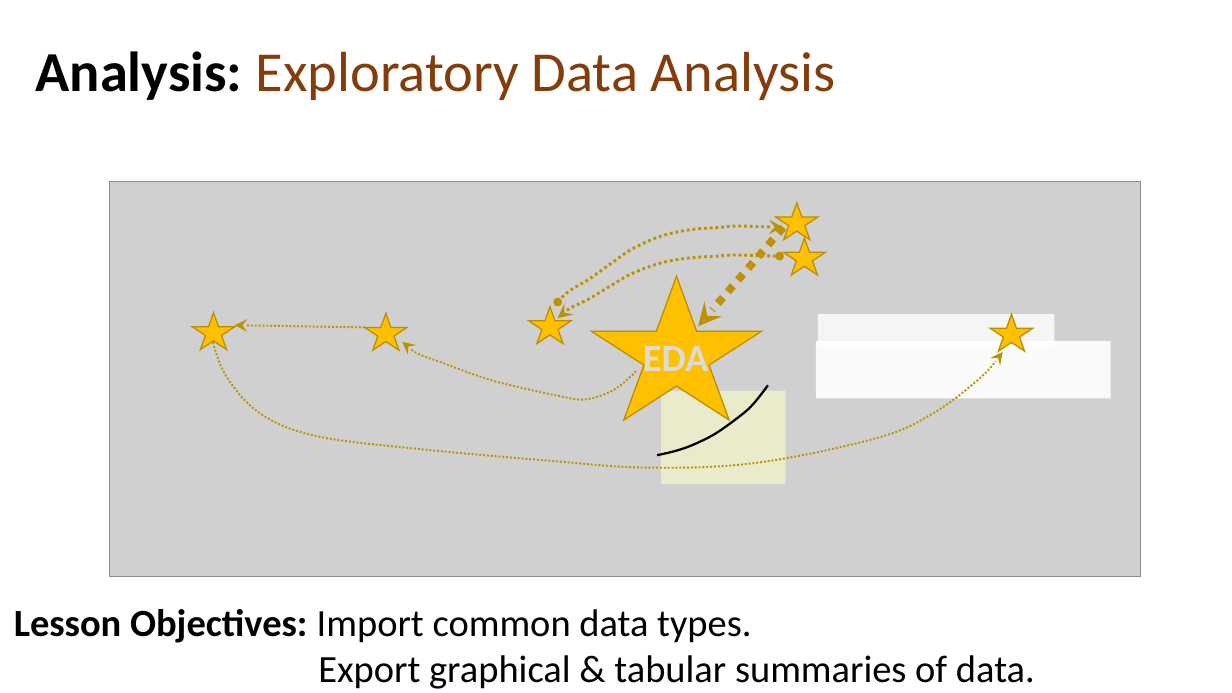
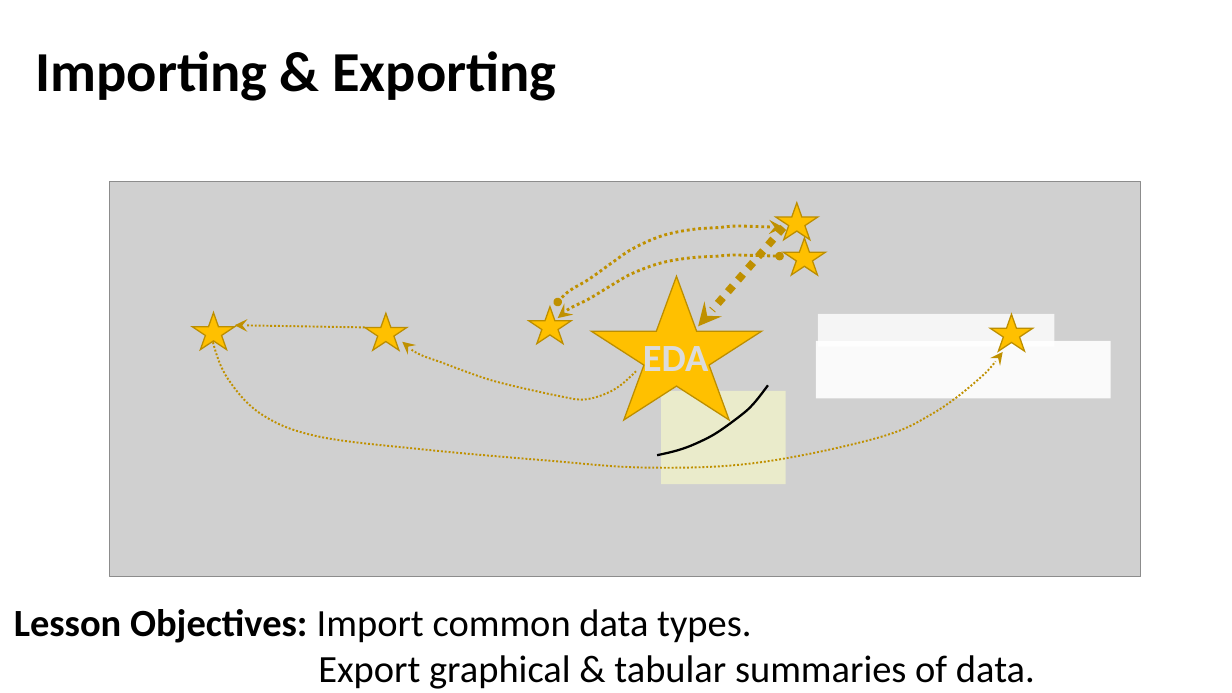
Before and after one commit to trinker/intro_to_data_science, a slide deck: slide 1 of slides/10_r_import_export_data_plots.pptx. Drawn at 1232x693 pixels with LibreOffice and Linux fonts; fonts in the diff are those of the drawing; grey boxes stand for pictures. Boxes give left, top, right and bottom in pixels: in the first picture for what was removed or moved away, otherwise in the second. Text is boxed around its words. In the diff, an @@ line names an element or a change of style, - is before the commit and + after.

```diff
--- a/slides/10_r_import_export_data_plots.pptx
+++ b/slides/10_r_import_export_data_plots.pptx
@@ text at box(36, 51, 556, 101): text changed; text colour #843C0B to #000000; bold on @@
-Analysis: Exploratory Data Analysis
+Importing & Exporting
```
Also in this commit, not shown: 1 other slide changed, 1 slide added, 26 other files.
